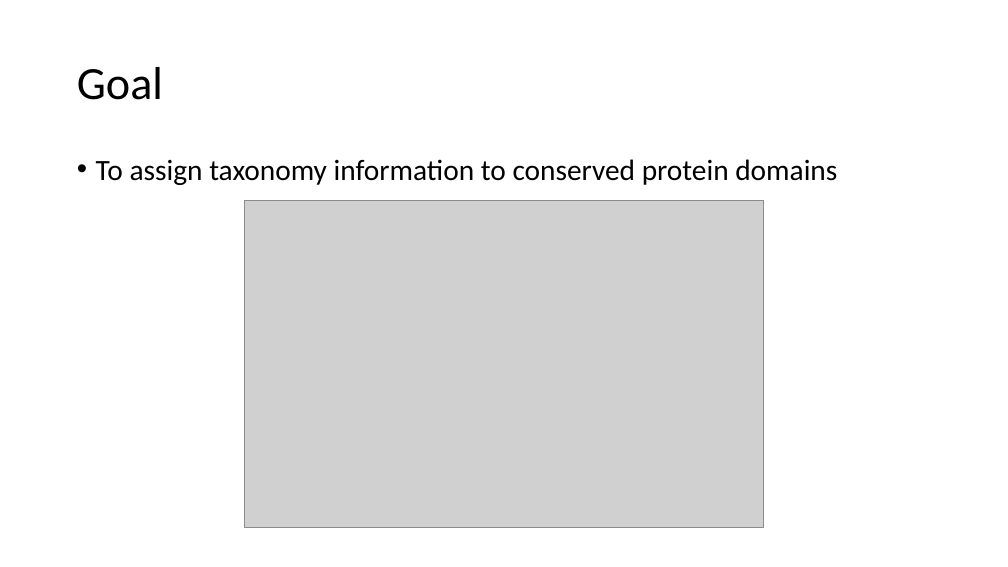
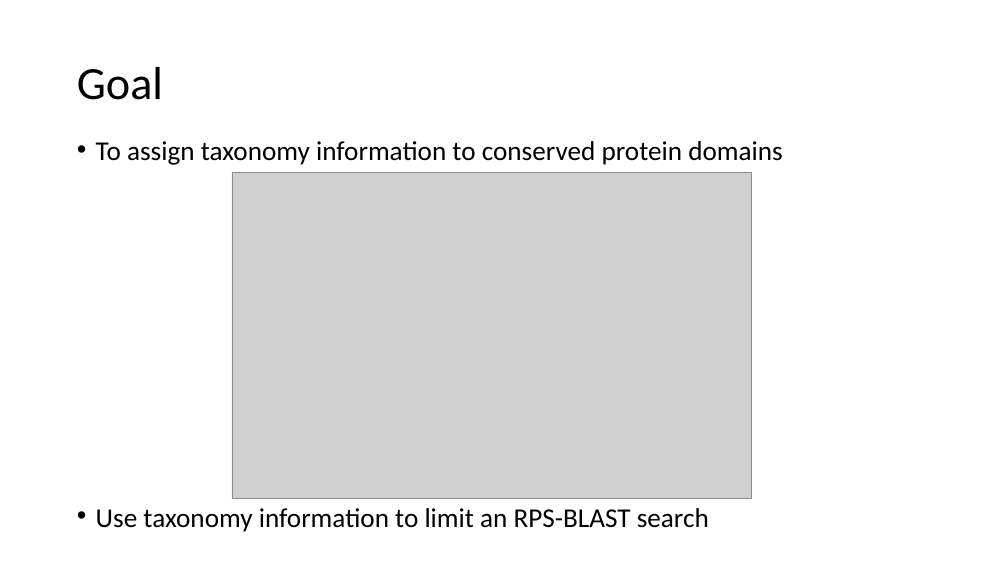
Before and after one commit to NCBI-Codeathons/Taxonomy-specific-RPS-BLAST-part-I, a slide deck: slide 2 of Presentation/Taxonomy-specific RPS-BLAST.pptx. Drawn at 1008x567 pixels with LibreOffice and Linux fonts; fonts in the diff are those of the drawing; grey boxes stand for pictures. Boxes give left, top, right and bottom in pixels: in the first picture for what was removed or moved away, otherwise in the second. Text is boxed around its words. In the diff, an @@ line names an element or a change of style, - is before the commit and + after.

```diff
--- a/Presentation/Taxonomy-specific RPS-BLAST.pptx
+++ b/Presentation/Taxonomy-specific RPS-BLAST.pptx
@@ text "To assign taxonomy information to ...": place and size @@
-text "To assign taxonomy information to ..." at (96,159,837,185)
+text "To assign taxonomy information to ..." at (96,141,783,532)
@@ text at (96,141,783,165): size 28 to 25.9 pt in "To assign taxonomy information to conserved protein ..."; line spacing 0.9 to 0.7 @@
@@ picture: place and size @@
-picture at (244,200,765,527)
+picture at (232,172,752,499)
@@ text at (96,508,709,532): paragraph added @@
+• Use taxonomy information to limit an RPS-BLAST search
```
Also in this commit, not shown: 3 other slides changed, 4 slides added, 1 slide removed.
